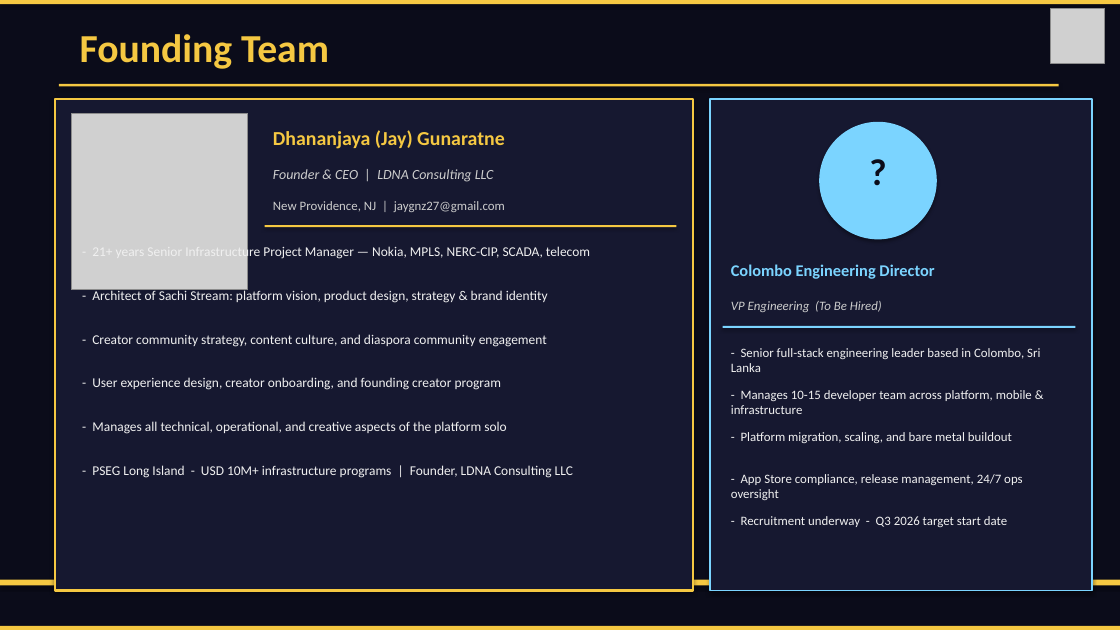
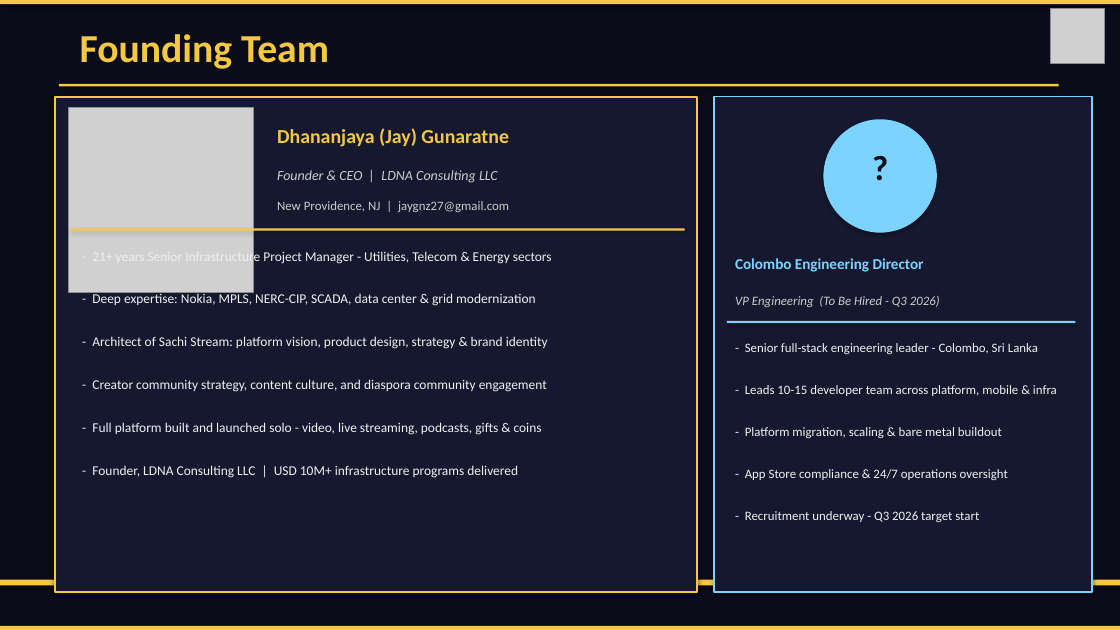
Before and after one commit to djaygnz27/athavid-android, a slide deck: slide 15 of Sachi_Stream_Investor_Deck_Seed_Round_May2026.pptx. Drawn at 1120x630 pixels with LibreOffice and Linux fonts; fonts in the diff are those of the drawing; grey boxes stand for pictures. Boxes give left, top, right and bottom in pixels: in the first picture for what was removed or moved away, otherwise in the second. Text is boxed around its words. In the diff, an @@ line names an element or a change of style, - is before the commit and + after.

```diff
--- a/Sachi_Stream_Investor_Deck_Seed_Round_May2026.pptx
+++ b/Sachi_Stream_Investor_Deck_Seed_Round_May2026.pptx
@@ rectangle: place and size @@
-rectangle at bbox=[55, 99, 693, 591]
+rectangle at bbox=[55, 97, 697, 592]
@@ picture: place and size @@
-picture at bbox=[71, 113, 248, 290]
+picture at bbox=[69, 108, 254, 292]
@@ text "Dhananjaya (Jay) Gunaratne": place and size @@
-text "Dhananjaya (Jay) Gunaratne" at bbox=[273, 130, 505, 149]
+text "Dhananjaya (Jay) Gunaratne" at bbox=[277, 128, 509, 147]
@@ rectangle: place and size @@
-rectangle at bbox=[710, 99, 1092, 591]
+rectangle at bbox=[714, 97, 1092, 592]
@@ ellipse: place and size @@
-ellipse at bbox=[819, 122, 937, 239]
+ellipse at bbox=[823, 119, 937, 233]
@@ text "?" at bbox=[823, 141, 937, 196]: size 32 to 30 pt @@
@@ text "Founder & CEO | LDNA ...": place and size @@
-text "Founder & CEO | LDNA ..." at bbox=[273, 169, 494, 182]
+text "Founder & CEO | LDNA ..." at bbox=[277, 170, 498, 183]
@@ text "New Providence, NJ | jaygnz27@gmail.com": place and size @@
-text "New Providence, NJ | jaygnz27@gmail.com" at bbox=[273, 201, 505, 212]
+text "New Providence, NJ | jaygnz27@gmail.com" at bbox=[277, 201, 509, 212]
@@ rectangle: place and size @@
-rectangle at bbox=[265, 225, 676, 228]
+rectangle at bbox=[71, 229, 685, 231]
@@ text at bbox=[185, 249, 552, 264]: text changed @@
-- 21+ years Senior Infrastructure Project Manager — Nokia, MPLS, NERC-CIP, SCADA, telecom
+- 21+ years Senior Infrastructure Project Manager - Utilities, Telecom & Energy sectors
@@ text "Colombo Engineering Director" at bbox=[735, 258, 924, 272]: size 14 to 13 pt @@
@@ text added at bbox=[92, 292, 535, 306], 11.5 pt, text #F0F0F0 @@
+- Deep expertise: Nokia, MPLS, NERC-CIP, SCADA, data center & grid modernization
@@ text at bbox=[735, 296, 940, 307]: text changed @@
-VP Engineering (To Be Hired)
+VP Engineering (To Be Hired - Q3 2026)
@@ text "- Architect of Sachi Stream: ...": place and size @@
-text "- Architect of Sachi Stream: ..." at bbox=[92, 289, 548, 303]
+text "- Architect of Sachi Stream: ..." at bbox=[92, 336, 548, 349]
@@ rectangle: place and size @@
-rectangle at bbox=[723, 326, 1075, 329]
+rectangle at bbox=[727, 321, 1075, 323]
@@ text at bbox=[745, 343, 1038, 354]: text changed @@
-- Senior full-stack engineering leader based in Colombo, Sri Lanka
+- Senior full-stack engineering leader - Colombo, Sri Lanka
@@ text "- Creator community strategy, content ...": place and size @@
-text "- Creator community strategy, content ..." at bbox=[92, 334, 547, 347]
+text "- Creator community strategy, content ..." at bbox=[92, 379, 547, 392]
@@ text removed at bbox=[92, 377, 501, 390] @@
-- User experience design, creator onboarding, and founding creator program
@@ text at bbox=[745, 385, 1057, 396]: text changed @@
-- Manages 10-15 developer team across platform, mobile & infrastructure
+- Leads 10-15 developer team across platform, mobile & infra
@@ text at bbox=[92, 422, 542, 435]: text changed @@
-- Manages all technical, operational, and creative aspects of the platform solo
+- Full platform built and launched solo - video, live streaming, podcasts, gifts & coins
@@ text at bbox=[745, 427, 1002, 438]: text changed @@
-- Platform migration, scaling, and bare metal buildout
+- Platform migration, scaling & bare metal buildout
@@ text at bbox=[92, 465, 518, 478]: text changed @@
-- PSEG Long Island - USD 10M+ infrastructure programs | Founder, LDNA Consulting LLC
+- Founder, LDNA Consulting LLC | USD 10M+ infrastructure programs delivered
@@ text at bbox=[745, 469, 1008, 480]: text changed @@
-- App Store compliance, release management, 24/7 ops oversight
+- App Store compliance & 24/7 operations oversight
@@ text at bbox=[745, 511, 979, 522]: text changed @@
-- Recruitment underway - Q3 2026 target start date
+- Recruitment underway - Q3 2026 target start
```
Also in this commit, not shown: 3 other files.
